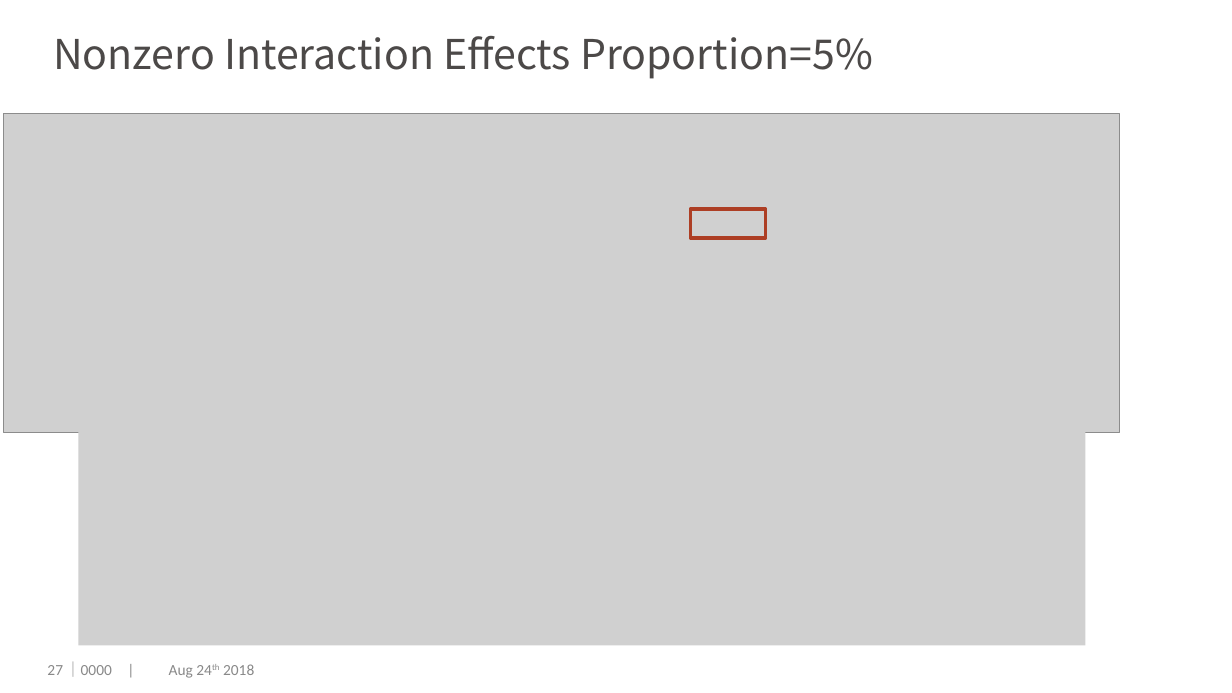
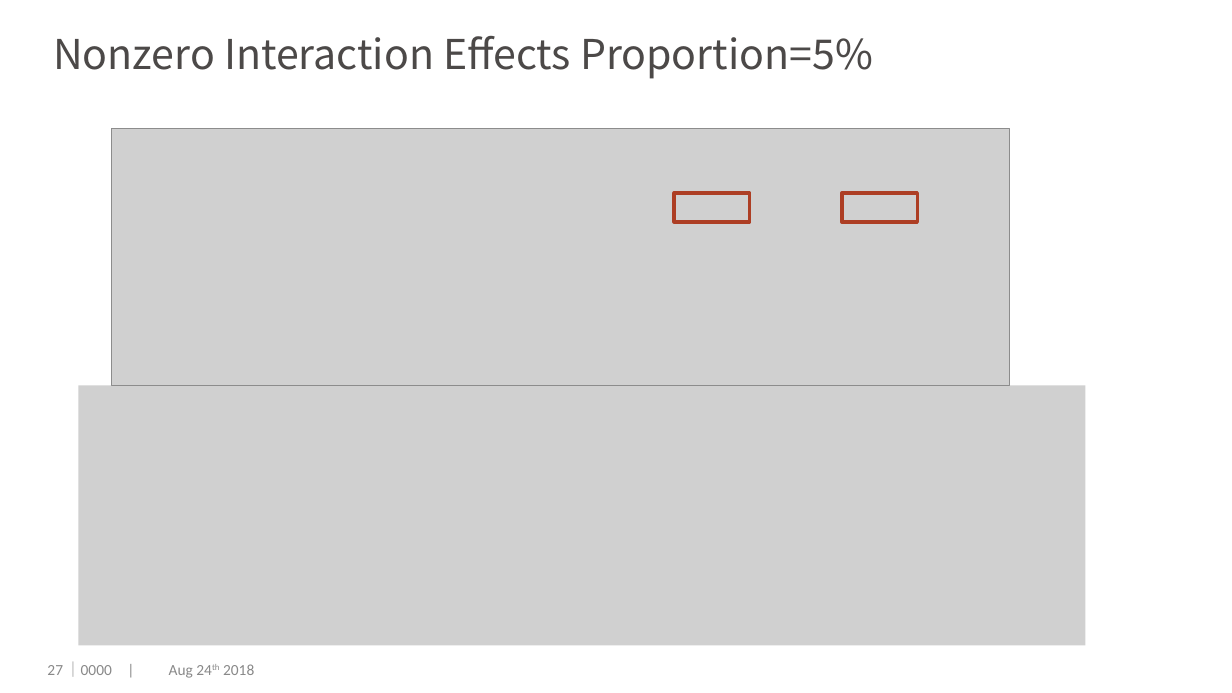
Before and after one commit to dengwx11/GroupLasso, a slide deck: slide 28 of manu & slides/Final.pptx. Drawn at 1232x693 pixels with LibreOffice and Linux fonts; fonts in the diff are those of the drawing; grey boxes stand for pictures; background and template pictures are left out. Boxes give left, top, right and bottom in pixels: in the first picture for what was removed or moved away, otherwise in the second. Text is boxed around its words. In the diff, an @@ line names an element or a change of style, - is before the commit and + after.

```diff
--- a/manu & slides/Final.pptx
+++ b/manu & slides/Final.pptx
@@ picture: place and size @@
-picture at box(4, 113, 1120, 432)
+picture at box(112, 128, 1010, 384)
@@ rectangle: place and size @@
-rectangle at box(690, 209, 765, 239)
+rectangle at box(674, 193, 749, 223)
@@ rectangle added at box(841, 193, 917, 223), outline #AD3F25 2 pt @@
```
Also in this commit, not shown: 3 other slides changed, 3 slides added, 4 slides removed.
